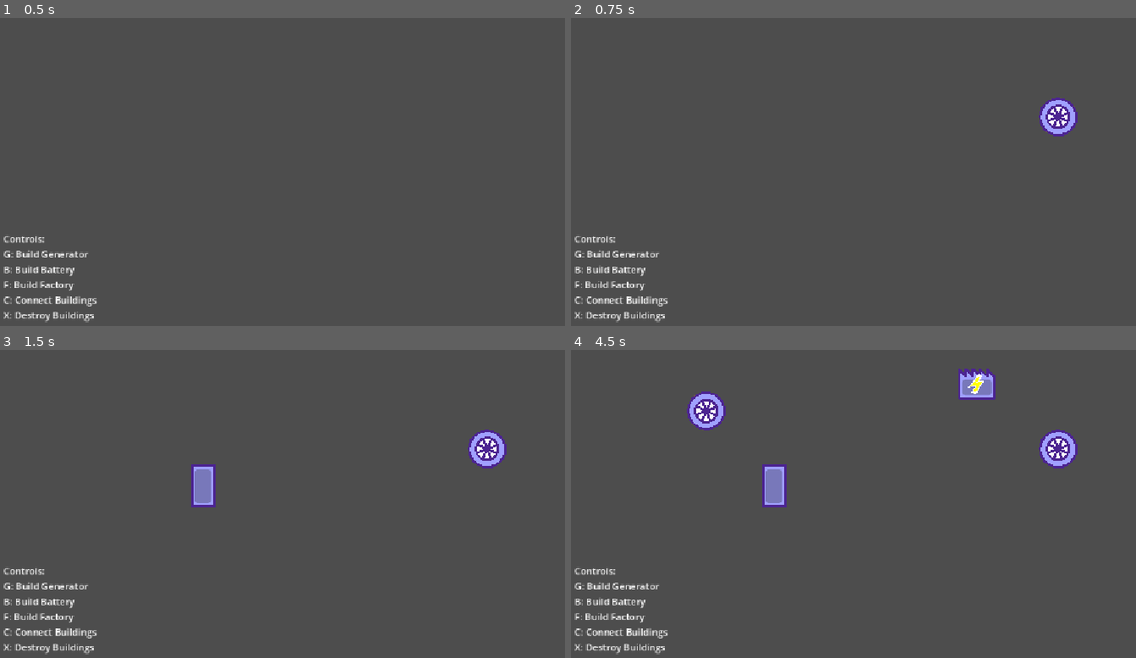
Above: before the commit, frames 1-4 (two rows, left to right).
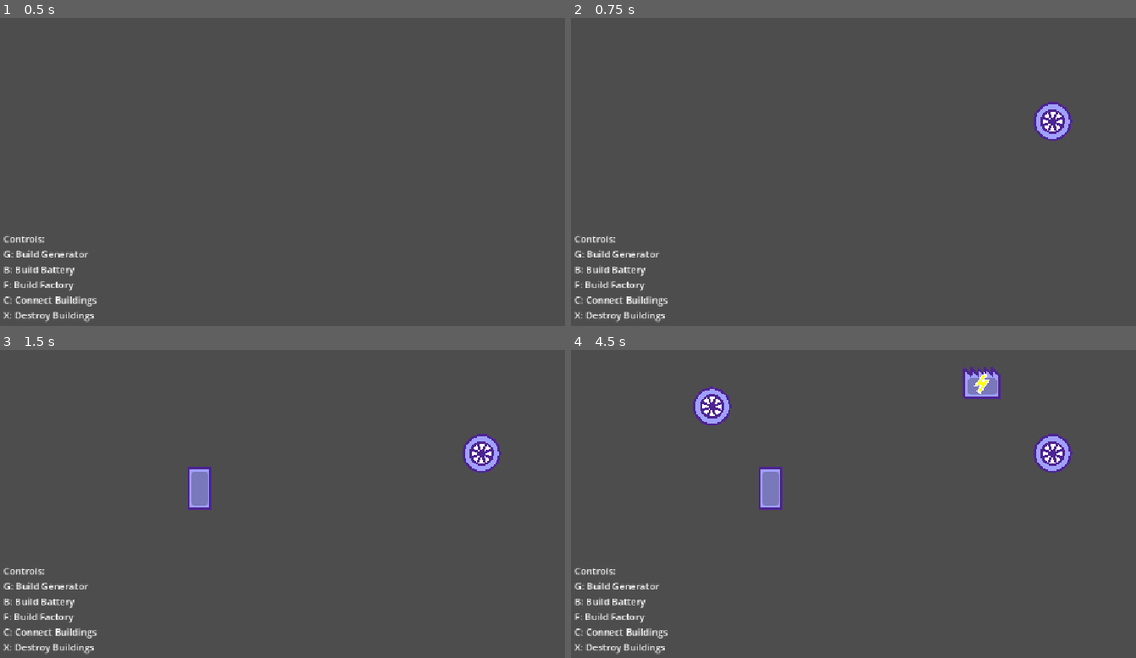
Above: after the commit, the same moments.

Repository: LuizZak/power-system-sample
Game: Godot game, scene res://main.tscn
Two runs of this game, one before a commit and one after it. Both use one fixed random seed, a clock stepped at 60 frames per second and the inputs below.
Inputs (mouse positions are in pixels of both pictures, inside the frame that each line leads up to):
- Up to frame 1 (0.5 s): no input
- Up to frame 2 (0.75 s): tap Enter at 0.5 s; move the mouse to (1056, 116) at 0.52 s; tap G at 0.6 s; click (1056, 116) at 0.67 s
- Up to frame 3 (1.5 s): tap Space at 1.25 s; move the mouse to (203, 485) at 1.27 s; tap B at 1.35 s; click (203, 485) at 1.42 s
- Up to frame 4 (4.5 s): tap Enter at 2, 3.5 s; move the mouse to (977, 383) at 2.02 s; tap F at 2.1 s; click (977, 383) at 2.17 s; tap Space at 2.75, 4.25 s; move the mouse to (876, 544) at 2.77 s; tap C at 2.85 s; click (876, 544) at 2.92 s; move the mouse to (1113, 525) at 3.52 s; tap X at 3.6 s; click (1113, 525) at 3.67 s; move the mouse to (706, 411) at 4.27 s; tap G at 4.35 s; click (706, 411) at 4.42 s

Frame 1 is identical in both runs. In frame 2, 0.6% of the frame differs, in the area x 81-90%, y 25-40%; in frame 3, 1.1%; in frame 4, 2.2%, in the area x 20-90%, y 5-52%.

Commit message:
Updating README.md

Diff:
--- a/scripts/main.gd
+++ b/scripts/main.gd
@@ -160,7 +160,7 @@
                 node.draw_rect(rect, color, true, -1, true)
 
     func mouse_move(event) -> void:
-        _last_point = event.position
+        _last_point = event.position.snappedf(20.0)
 
         queue_redraw()
 
@@ -168,7 +168,7 @@
         if event.button_index != MOUSE_BUTTON_LEFT:
             return
 
-        _last_point = event.position
+        _last_point = event.position.snappedf(20.0)
 
         var can_build := building_under(_last_point) == null
 
--- a/scripts/systems/power_system.gd
+++ b/scripts/systems/power_system.gd
@@ -23,6 +23,7 @@
         _networks = Network.networks_from_graph(_building_graph)
 
 func _process(delta: float) -> void:
+    # Update power in all networks
     for network in _networks:
         network.process(delta)
 
Binary file added: sample.png
Not shown, added: sample.png.import
Not shown, changed: README.md
